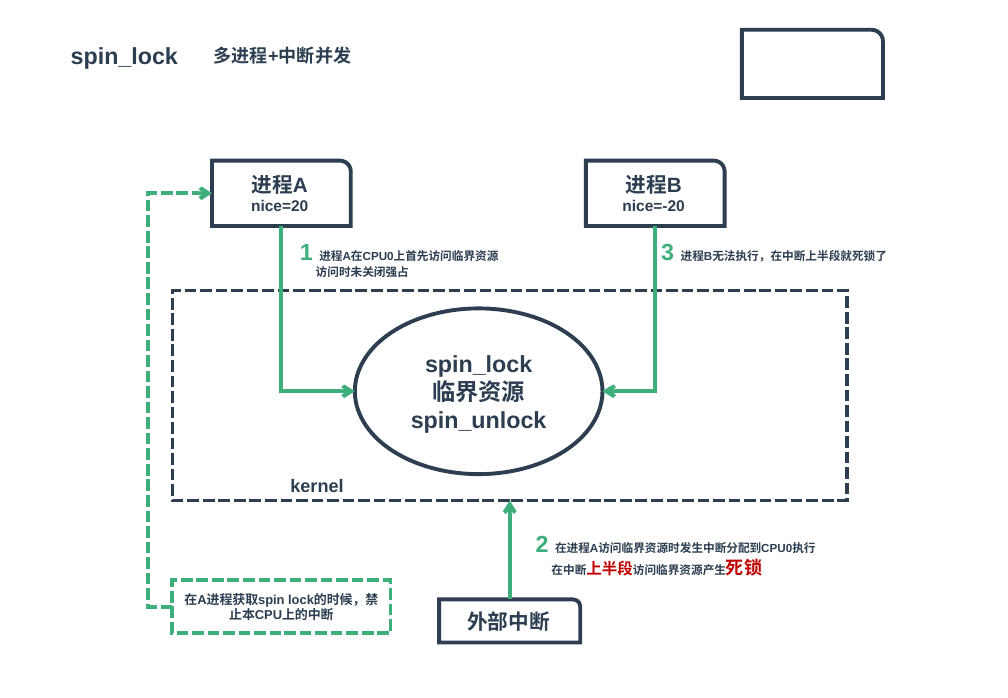
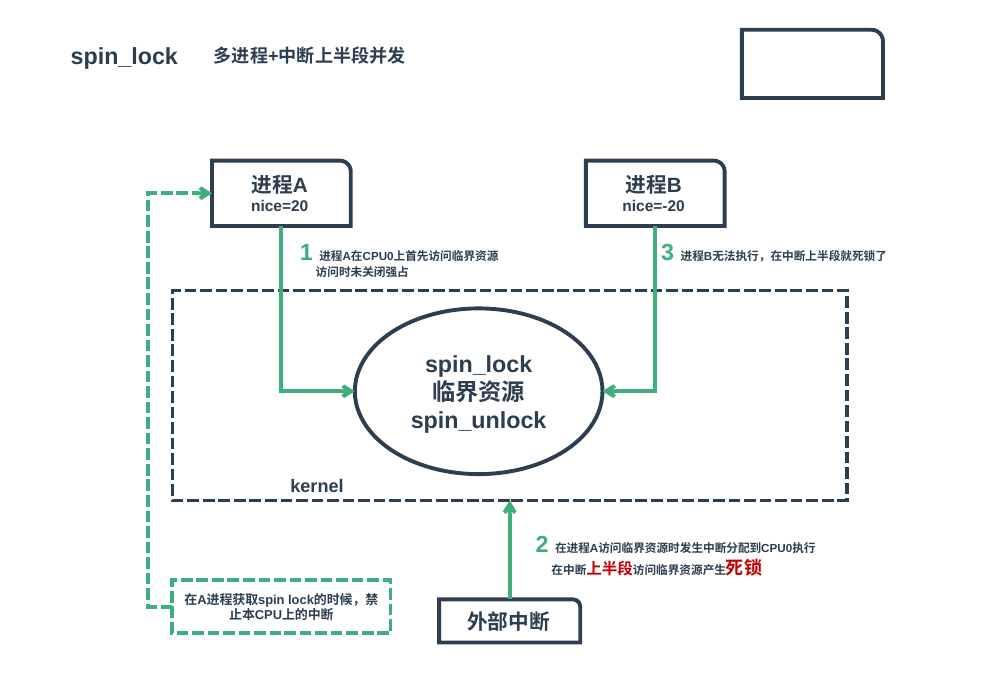
Before and after one commit to zaiqiang-dong/zaiqiang, a slide deck: slide 5 of picture/ppt/cands/cands.pptx. Drawn at 1008x698 pixels with LibreOffice and Linux fonts; fonts in the diff are those of the drawing. Boxes give left, top, right and bottom in pixels: in the first picture for what was removed or moved away, otherwise in the second. Text is boxed around its words. In the diff, an @@ line names an element or a change of style, - is before the commit and + after.

```diff
--- a/picture/ppt/cands/cands.pptx
+++ b/picture/ppt/cands/cands.pptx
@@ text at (214,46,406,64): text changed @@
-多进程+中断并发
+多进程+中断上半段并发
```
Also in this commit, not shown: 1 other slide changed, 11 other files.
